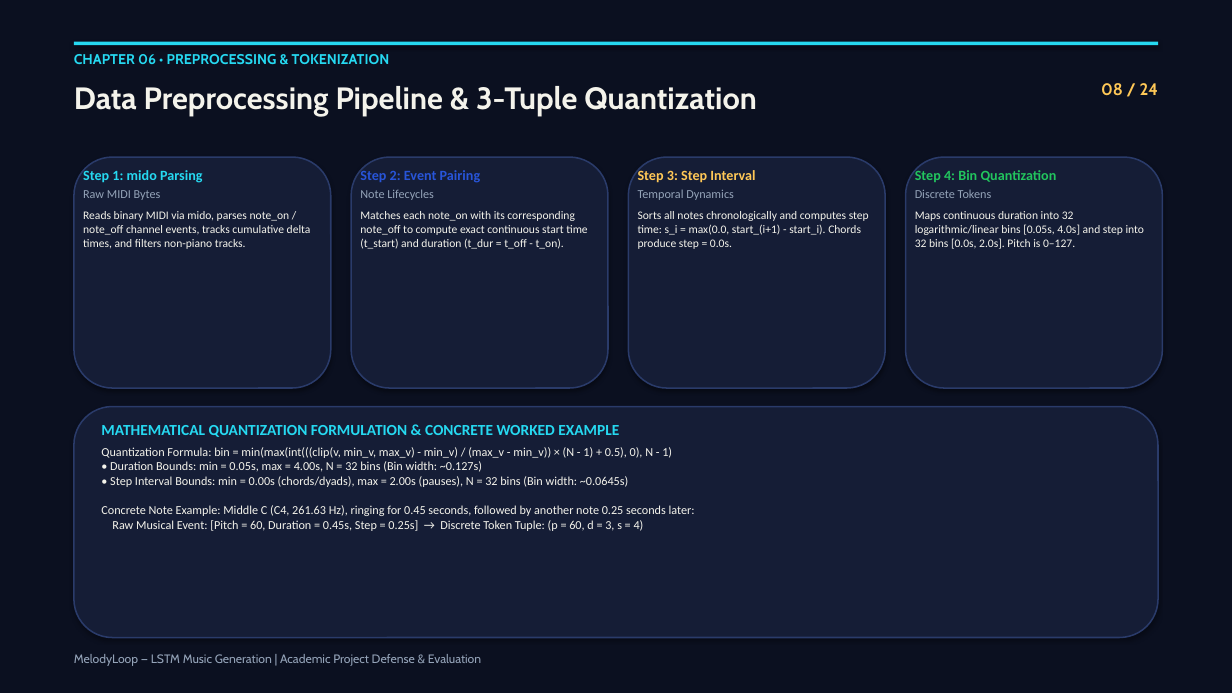
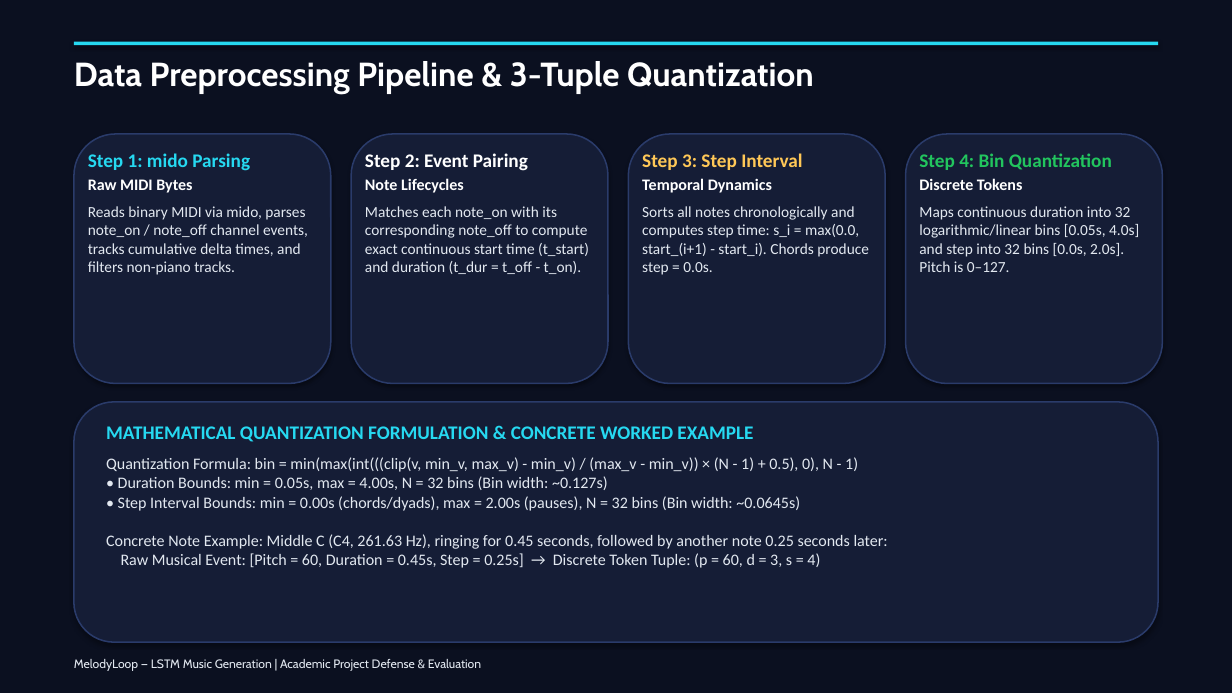
Before and after one commit to Pankaj-Jhajhria/Music-Generation-using-LSTM-MelodyLoop-, a slide deck: slide 8 of MelodyLoop_Presentation_Professional.pptx. Drawn at 1232x693 pixels with LibreOffice and Linux fonts; fonts in the diff are those of the drawing. Boxes give left, top, right and bottom in pixels: in the first picture for what was removed or moved away, otherwise in the second. Text is boxed around its words. In the diff, an @@ line names an element or a change of style, - is before the commit and + after.

Commit message:
refactor(presentation): Update slide deck to 17 slides with large legible text, white text, and clean header banners

```diff
--- a/MelodyLoop_Presentation_Professional.pptx
+++ b/MelodyLoop_Presentation_Professional.pptx
@@ text "Data Preprocessing Pipeline & 3-Tuple ...": place and size @@
-text "Data Preprocessing Pipeline & 3-Tuple ..." at bbox=[74, 86, 756, 116]
+text "Data Preprocessing Pipeline & 3-Tuple ..." at bbox=[74, 61, 814, 95]
@@ text "Data Preprocessing Pipeline & 3-Tuple ..." at bbox=[74, 61, 814, 95]: size 24 to 26 pt, text colour #F4F3EB to #FFFFFF @@
@@ text removed at bbox=[74, 54, 390, 64] @@
-CHAPTER 06 • PREPROCESSING & TOKENIZATION
@@ text removed at bbox=[1101, 83, 1159, 96] @@
-08 / 24
@@ rounded rectangle: place and size @@
-rounded rectangle at bbox=[906, 157, 1163, 388]
+rounded rectangle at bbox=[74, 134, 331, 384]
@@ text "Step 1: mido Parsing": place and size @@
-text "Step 1: mido Parsing" at bbox=[83, 168, 311, 249]
+text "Step 1: mido Parsing" at bbox=[88, 153, 308, 275]
@@ text "Step 1: mido Parsing" at bbox=[88, 153, 308, 275]: size 11 to 15 pt in "Step 1: mido Parsing"; size 9.5 to 12.5 pt, text colour #94A3B8 to #FFFFFF, bold on in "Raw MIDI Bytes"; size 9 to 12 pt, text colour #F4F3EB to #E2E8F0 in "Reads binary MIDI via mido, parses note_on ..."; more space between paragraphs @@
@@ rounded rectangle: place and size @@
-rounded rectangle at bbox=[74, 157, 331, 388]
+rounded rectangle at bbox=[351, 134, 608, 384]
@@ text "Step 2: Event Pairing": place and size @@
-text "Step 2: Event Pairing" at bbox=[360, 168, 587, 249]
+text "Step 2: Event Pairing" at bbox=[365, 153, 589, 274]
@@ text "Step 2: Event Pairing" at bbox=[365, 153, 589, 274]: size 11 to 15 pt, text colour #2855D9 to #FFFFFF in "Step 2: Event Pairing"; size 9.5 to 12.5 pt, text colour #94A3B8 to #FFFFFF, bold on in "Note Lifecycles"; size 9 to 12 pt, text colour #F4F3EB to #E2E8F0 in "Matches each note_on with its corresponding note_off ..."; more space between paragraphs @@
@@ rounded rectangle: place and size @@
-rounded rectangle at bbox=[351, 157, 608, 388]
+rounded rectangle at bbox=[628, 134, 885, 384]
@@ text "Step 3: Step Interval": place and size @@
-text "Step 3: Step Interval" at bbox=[638, 168, 869, 249]
+text "Step 3: Step Interval" at bbox=[642, 153, 869, 275]
@@ text "Step 3: Step Interval" at bbox=[642, 153, 869, 275]: size 11 to 15 pt in "Step 3: Step Interval"; size 9.5 to 12.5 pt, text colour #94A3B8 to #FFFFFF, bold on in "Temporal Dynamics"; size 9 to 12 pt, text colour #F4F3EB to #E2E8F0 in "Sorts all notes chronologically and computes step ..."; more space between paragraphs @@
@@ rounded rectangle: place and size @@
-rounded rectangle at bbox=[628, 157, 885, 388]
+rounded rectangle at bbox=[906, 134, 1163, 384]
@@ text "Step 4: Bin Quantization": place and size @@
-text "Step 4: Bin Quantization" at bbox=[915, 168, 1144, 249]
+text "Step 4: Bin Quantization" at bbox=[919, 153, 1139, 272]
@@ text "Step 4: Bin Quantization" at bbox=[919, 153, 1139, 272]: size 11 to 15 pt in "Step 4: Bin Quantization"; size 9.5 to 12.5 pt, text colour #94A3B8 to #FFFFFF, bold on in "Discrete Tokens"; size 9 to 12 pt, text colour #F4F3EB to #E2E8F0 in "Maps continuous duration into 32 logarithmic/linear bins ..."; more space between paragraphs @@
@@ rounded rectangle: place and size @@
-rounded rectangle at bbox=[74, 407, 1158, 638]
+rounded rectangle at bbox=[74, 402, 1158, 642]
@@ text "MATHEMATICAL QUANTIZATION FORMULATION & CONCRETE ..." at bbox=[106, 426, 888, 568]: size 12 to 15 pt in "MATHEMATICAL QUANTIZATION FORMULATION & CONCRETE WORKED EXAM ..."; size 9.5 to 12.5 pt, text colour #F4F3EB to #E2E8F0 in "Quantization Formula: bin = min(max(int(((clip(v, min_v, max ..."; more space between paragraphs @@
@@ text "MelodyLoop — LSTM Music Generation ..." at bbox=[74, 659, 481, 671]: text colour #94A3B8 to #E2E8F0 @@
```
Also in this commit, not shown: 16 other slides changed, 7 slides removed, 2 other files.
